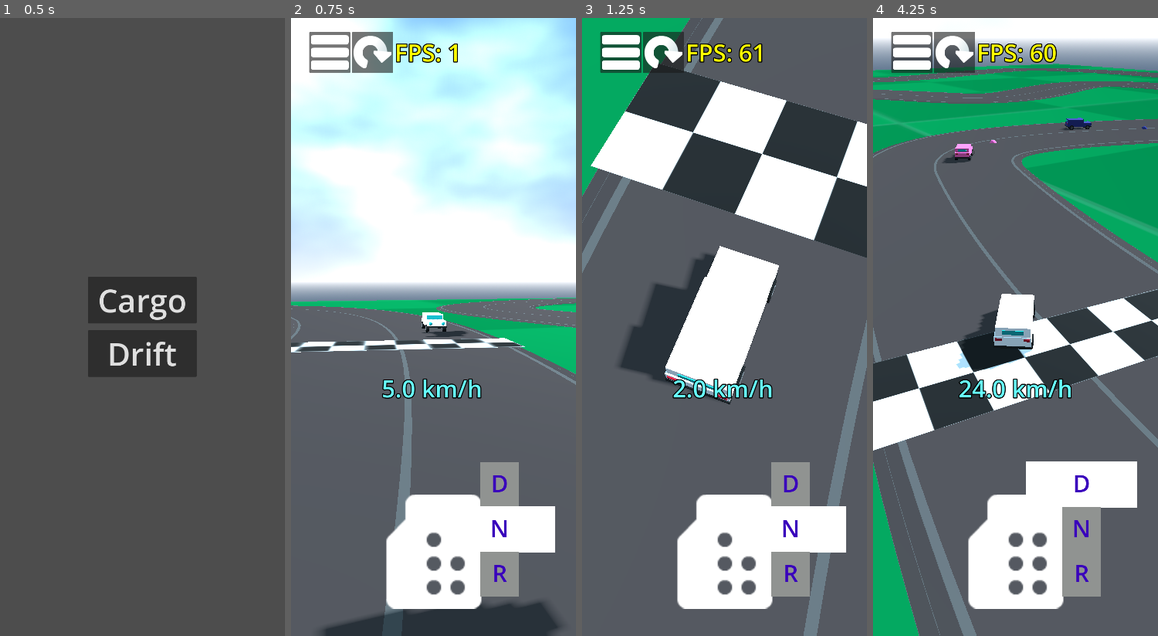
Above: before the commit, frames 1-4 (left to right).
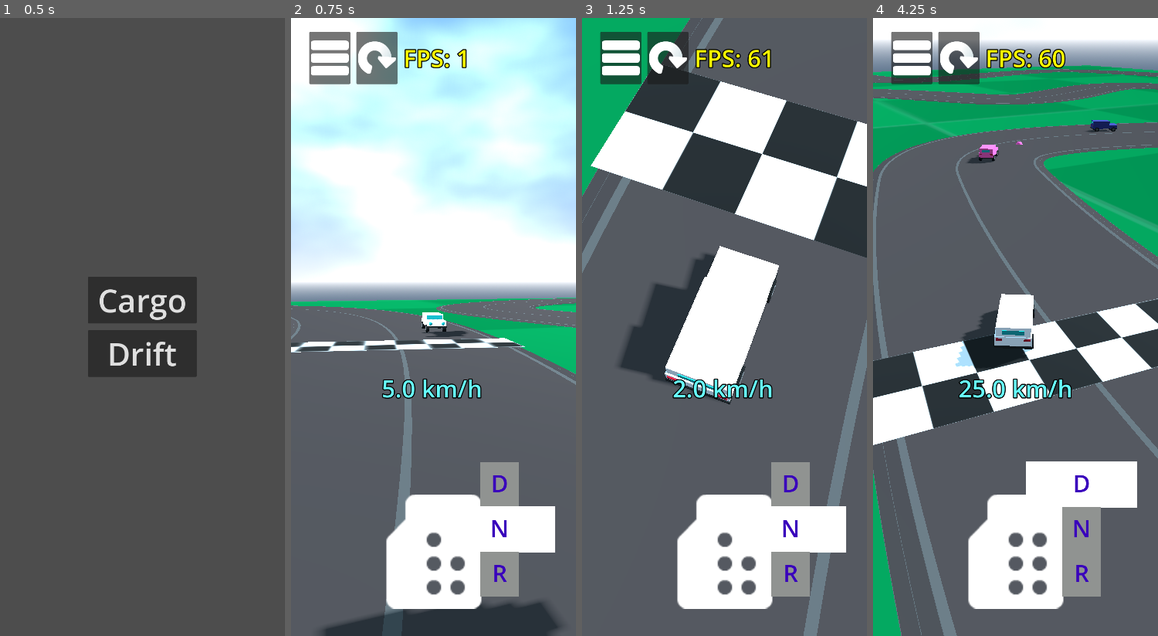
Above: after the commit, the same moments.

Repository: AssafDamari/cars-2
Game: Godot game, scene res://scenes/main_menu.tscn
Same seed, same stepped clock (60 frames per second), same inputs: the game is played once before the commit and once after it.
Inputs (mouse positions are in pixels of both pictures, inside the frame that each line leads up to):
- Up to frame 1 (0.5 s): no input
- Up to frame 2 (0.75 s): click "Drift" at 0.5 s
- Up to frame 3 (1.25 s): no input
- Up to frame 4 (4.25 s): tap Enter (ui_accept) at 1.25 s; drag from (1081, 530) to (1044, 191) at 1.27 s; drag from (958, 357) to (1001, 450) at 2.02 s; move the mouse to (1044, 191) at 2.77 s; hold Right (ui_right) 2.78-3.5 s; drag from (1001, 450) to (930, 234) at 3.52 s

Frame 1 is identical in both runs. In frame 2, 2.1% of the frame differs, in the area x 6-62%, y 2-11%; in frame 3, 2.1%; in frame 4, 15%, in the area x 0-100%, y 2-100%.

Commit message:
add npc cars and fix brake lights

Diff:
--- a/scenes/car_1.gd
+++ b/scenes/car_1.gd
@@ -11,7 +11,6 @@
 @onready var wheel_front_right: VehicleWheel3D = $VehicleWheel3DFrontRight
 @onready var wheel_back_right: VehicleWheel3D = $VehicleWheel3DBackRight
 @onready var wheel_back_left: VehicleWheel3D = $VehicleWheel3DBackLeft
-@onready var track_sensor: RayCast3D = $RayCast3D
 
 # Cache the modifier to avoid flickering performance issues
 var _engine_modifier: float = 1.0
@@ -20,25 +19,11 @@
 	apply_color_to_mesh(color)
 
 func _physics_process(_delta: float) -> void:
-	#_check_track_surface()
 
 	# Example of how to apply the force with the penalty
 	# Replace 'INPUT_ACCEL_VALUE' with your actual acceleration logic
 	engine_force = engine_force * _engine_modifier
 
-func _check_track_surface() -> void:
-	# Check if the raycast is hitting anything at all
-	if track_sensor.is_colliding():
-		var collider = track_sensor.get_collider()
-
-		# Check if the object hit is part of the "TRACK" group
-		if collider.is_in_group("TRACK"):
-			_engine_modifier = 1.0
-		else:
-			_engine_modifier = 0.7
-	else:
-		# If the raycast hits nothing (e.g., flying or off-map), apply penalty
-		_engine_modifier = 0.7
 
 func apply_color_to_mesh(_color: Color) -> void:
 	var material := body_mesh.get_active_material(0).duplicate(true)
--- a/scenes/car_2.tscn
+++ b/scenes/car_2.tscn
@@ -166,6 +166,3 @@
 transform = Transform3D(0.46639365, 0, 0, 0, 0.27147847, 0, 0, 0, 0.08982265, 0.55333424, 0.67120755, 2.0355456)
 mesh = SubResource("BoxMesh_u2fa2")
 surface_material_override/0 = SubResource("StandardMaterial3D_8j6vf")
-
-[node name="RayCast3D" type="RayCast3D" parent="." unique_id=479761680]
-transform = Transform3D(1, 0, 0, 0, 1, 0, 0, 0, 1, 0, 0.22446883, 0)
--- a/scenes/drift_race_main.tscn
+++ b/scenes/drift_race_main.tscn
@@ -101,6 +101,7 @@
 
 [node name="PlayerController" parent="PlayerCar" unique_id=193088310 instance=ExtResource("5_t7hxj")]
 base_friction = 5.0
+steering_limit = 0.4
 
 [node name="SkidMarks3D" parent="PlayerCar" unique_id=2080819160 instance=ExtResource("9_8y83r")]
 transform = Transform3D(1, 0, 0, 0, 1, 0, 0, 0, 1, 0, 0, 1.3071809)
@@ -112,12 +113,13 @@
 
 [node name="Car3" parent="." unique_id=802733930 instance=ExtResource("7_xhr36")]
 transform = Transform3D(0.30218685, 0, 0.95324874, 0, 1, 0, -0.95324874, 0, 0.30218685, 38.33378, 2.4017944, 5.2560983)
-color = Color(1, 0.3601435, 0.6765048, 1)
+color = Color(0.9999997, 0.32379958, 0.6676832, 1)
 max_speed = 40.0
 max_brake_force = 30.0
 
 [node name="NpcCarController" parent="Car3" unique_id=207386006 node_paths=PackedStringArray("path_node") instance=ExtResource("3_b42pj")]
 path_node = NodePath("../../Track/Path3D")
+max_lane_offset = 3.5
 
 [node name="Car4" parent="." unique_id=433489742 instance=ExtResource("7_xhr36")]
 transform = Transform3D(0.9927888, -3.978389e-08, 0.11987698, 3.6427835e-08, 1, 3.0187167e-08, -0.11987698, -2.5602622e-08, 0.9927888, 19.496765, 2.401794, -14.0553465)
@@ -137,5 +139,24 @@
 [node name="NpcCarController" parent="Car5" unique_id=1684484684 node_paths=PackedStringArray("path_node") instance=ExtResource("3_b42pj")]
 path_node = NodePath("../../Track/Path3D")
 
+[node name="Car6" parent="." unique_id=874623433 instance=ExtResource("7_xhr36")]
+transform = Transform3D(0.8681989, -4.2730484e-08, -0.49621648, 6.3358144e-08, 1, 2.474117e-08, 0.49621648, -5.291961e-08, 0.8681989, 37.86968, 2.4017925, -66.91141)
+color = Color(0.15497765, 0.54698354, 0.6373933, 1)
+max_speed = 40.0
+max_brake_force = 30.0
+
+[node name="NpcCarController" parent="Car6" unique_id=1532950237 node_paths=PackedStringArray("path_node") instance=ExtResource("3_b42pj")]
+path_node = NodePath("../../Track/Path3D")
+
+[node name="Car7" parent="." unique_id=905435745 instance=ExtResource("7_xhr36")]
+transform = Transform3D(0.95672727, -4.2730484e-08, 0.29098618, 2.5482553e-08, 1, 6.306361e-08, -0.29098618, -5.2919614e-08, 0.95672727, 44.35057, 2.401792, -81.45247)
+color = Color(0, 0.41230127, 0.3076829, 1)
+max_speed = 40.0
+max_brake_force = 30.0
+
+[node name="NpcCarController" parent="Car7" unique_id=422612843 node_paths=PackedStringArray("path_node") instance=ExtResource("3_b42pj")]
+path_node = NodePath("../../Track/Path3D")
+speed_factor = 0.9
+
 [node name="NpcPath3D" type="Path3D" parent="." unique_id=207369647]
 curve = SubResource("Curve3D_8y83r")
--- a/scenes/npc_car_controller.gd
+++ b/scenes/npc_car_controller.gd
@@ -130,10 +130,11 @@
 	if is_blocked:
 		vehicle.brake = 1.0
 		vehicle.engine_force = 0.0
+		vehicle.show_brake_indicator()
 	else:
 		vehicle.brake = 0.0
 		_drive_towards(vehicle.to_local(target_point_global), delta, speed_sq)
-
+		vehicle.hide_brake_indicator()
 
 func _drive_towards(local_target: Vector3, delta: float, speed_sq: float) -> void:
 	## Effect: Applies the mechanical control inputs to the VehicleBody3D based on where
--- a/scenes/player_controller.tscn
+++ b/scenes/player_controller.tscn
@@ -70,8 +70,9 @@
 [node name="TopToolbar" type="HBoxContainer" parent="Player controllsUI" unique_id=410289884]
 offset_left = 46.0
 offset_top = 35.0
-offset_right = 464.0
-offset_bottom = 139.0
+offset_right = 488.0
+offset_bottom = 167.0
+theme_override_constants/separation = 15
 
 [node name="Menu" type="Button" parent="Player controllsUI/TopToolbar" unique_id=1739595216]
 layout_mode = 2
